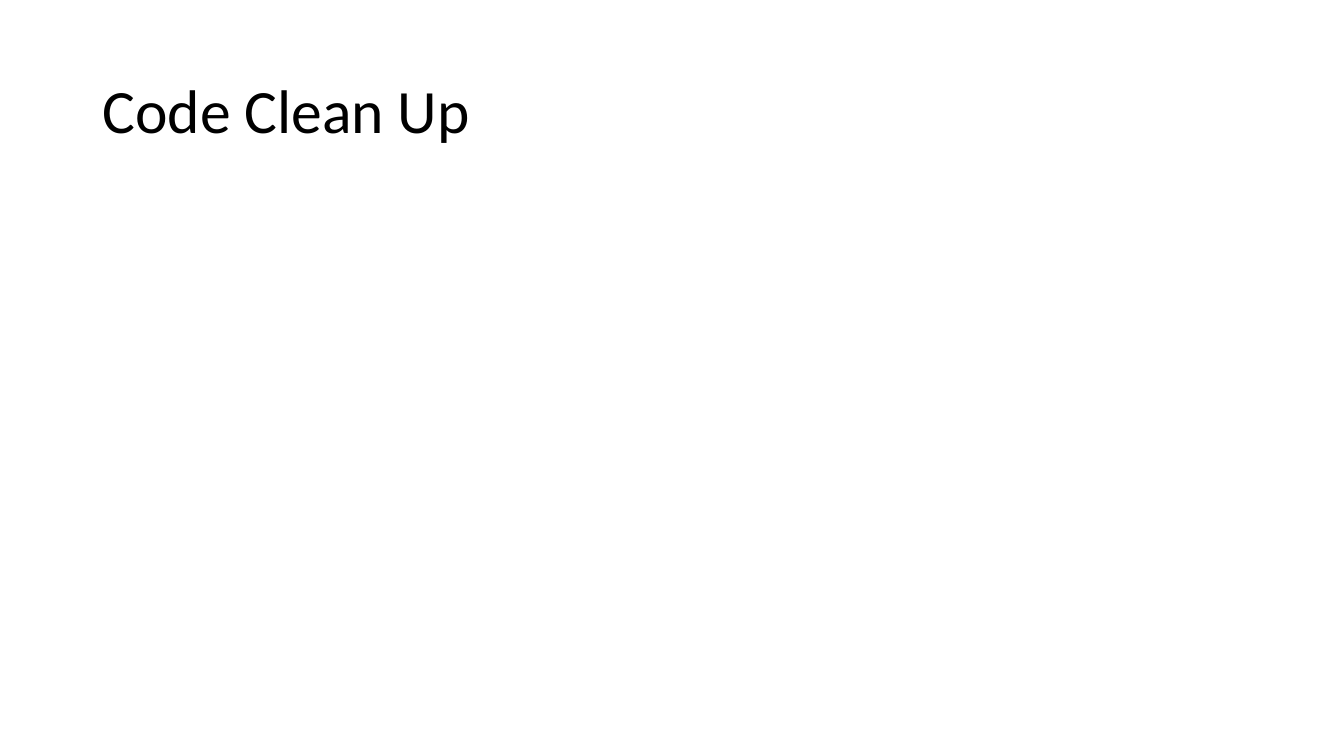
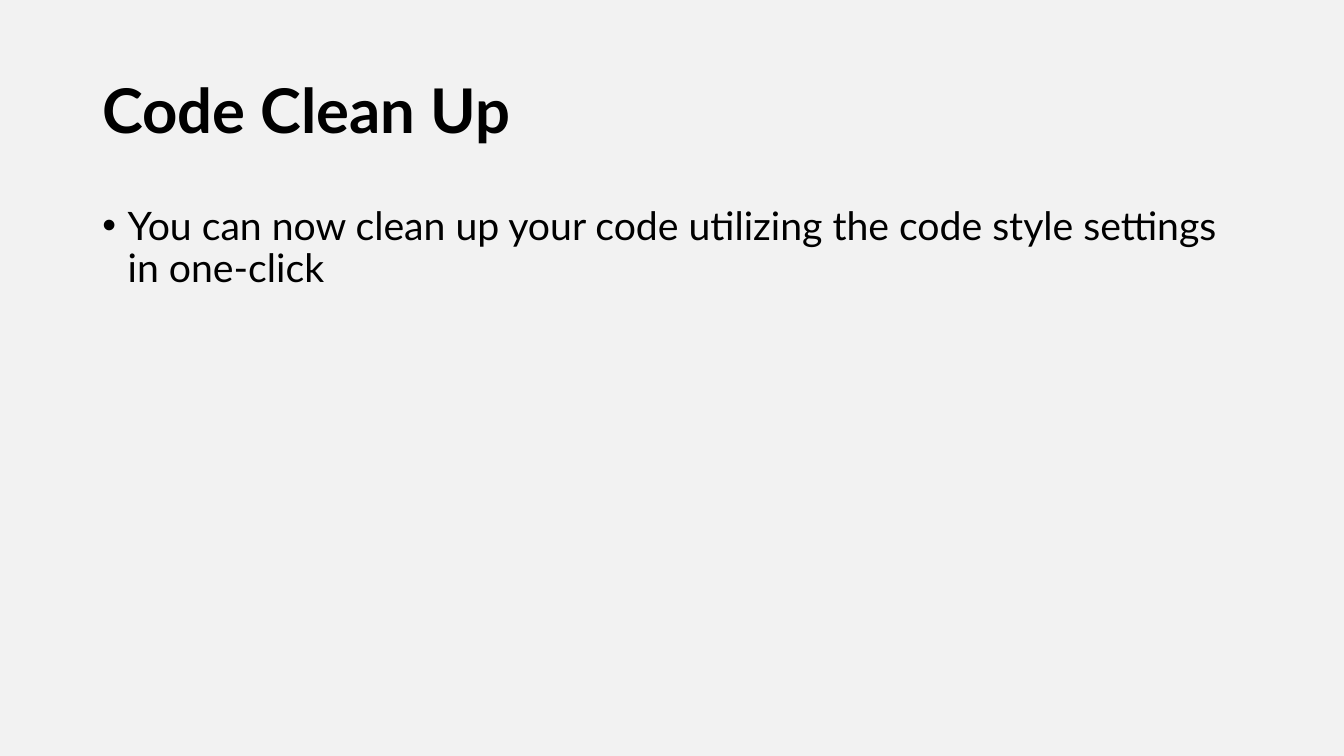
Before and after one commit to NYCDotNetDevs/VisualStudio2019, a slide deck: slide 10 of Slides/VisualStudio2019NYCLaunchEvent.pptx (slide 7 before the commit). Drawn at 1344x756 pixels with LibreOffice and Linux fonts; fonts in the diff are those of the drawing. Boxes give left, top, right and bottom in pixels: in the first picture for what was removed or moved away, otherwise in the second. Text is boxed around its words. In the diff, an @@ line names an element or a change of style, - is before the commit and + after.

```diff
--- a/Slides/VisualStudio2019NYCLaunchEvent.pptx
+++ b/Slides/VisualStudio2019NYCLaunchEvent.pptx
@@ background #FFFFFF to #F2F2F2 @@
@@ title "Code Clean Up" at [102, 87, 511, 144]: font Calibri to Lato, bold on @@
@@ text added at [128, 211, 1216, 283], 28 pt, text #000000 @@
+• You can now clean up your code utilizing the code style settings in one-click
```
Also in this commit, not shown: 6 other slides changed, 10 slides added, 3 slides removed.
